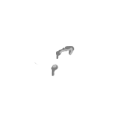
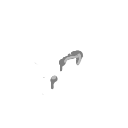
Before/after of a 128x128 layered artwork. What changed in the layer stack:
hid "Gib_Mammals2", painted on it over bbox(42, 46, 84, 95)
showed "Gib_Mammals", painted on it over bbox(42, 46, 84, 95)
hid "Head4", painted on it over bbox(42, 46, 84, 95)
showed "Head2", painted on it over bbox(42, 46, 84, 95)